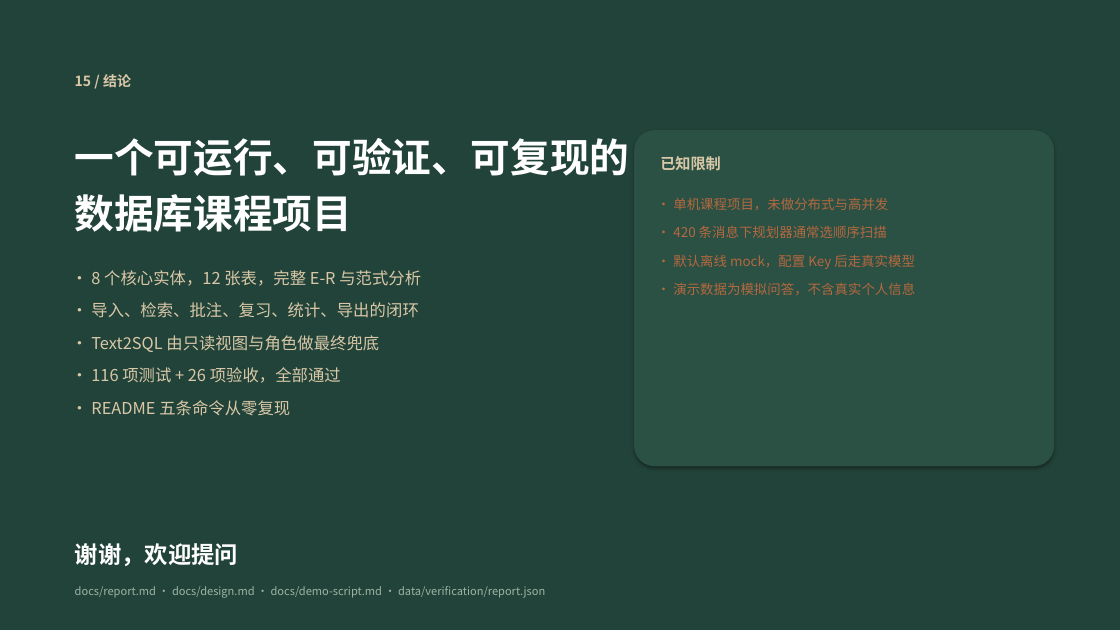
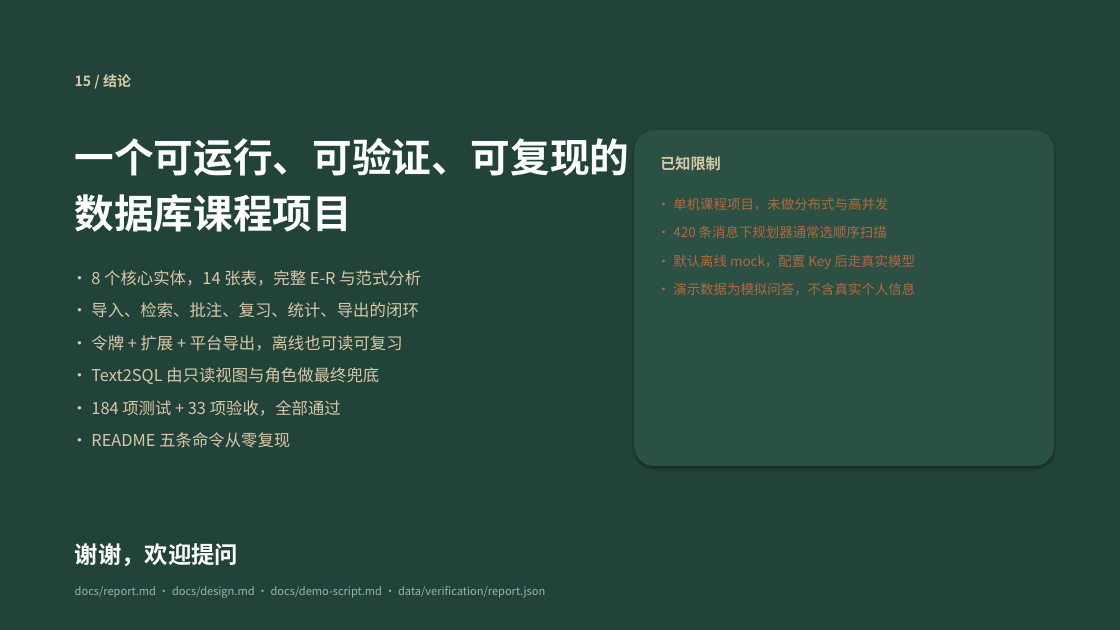
Before and after one commit to ycl-berserk/2026Database, a slide deck: slide 16 of docs/汇报.pptx. Drawn at 1120x630 pixels with LibreOffice and Linux fonts; fonts in the diff are those of the drawing. Boxes give left, top, right and bottom in pixels: in the first picture for what was removed or moved away, otherwise in the second. Text is boxed around its words. In the diff, an @@ line names an element or a change of style, - is before the commit and + after.

Commit message:
docs: 完成 Phase 2 验收材料与截图更新

```diff
--- a/docs/汇报.pptx
+++ b/docs/汇报.pptx
@@ text at bbox=[91, 270, 421, 286]: text changed @@
-• 8 个核心实体，12 张表，完整 E-R 与范式分析
+• 8 个核心实体，14 张表，完整 E-R 与范式分析
@@ text at bbox=[91, 335, 403, 351]: paragraph added @@
+• 令牌 + 扩展 + 平台导出，离线也可读可复习
@@ text at bbox=[91, 400, 341, 416]: text changed @@
-• 116 项测试 + 26 项验收，全部通过
+• 184 项测试 + 33 项验收，全部通过
```
Also in this commit, not shown: 7 other slides changed, 46 other files.
